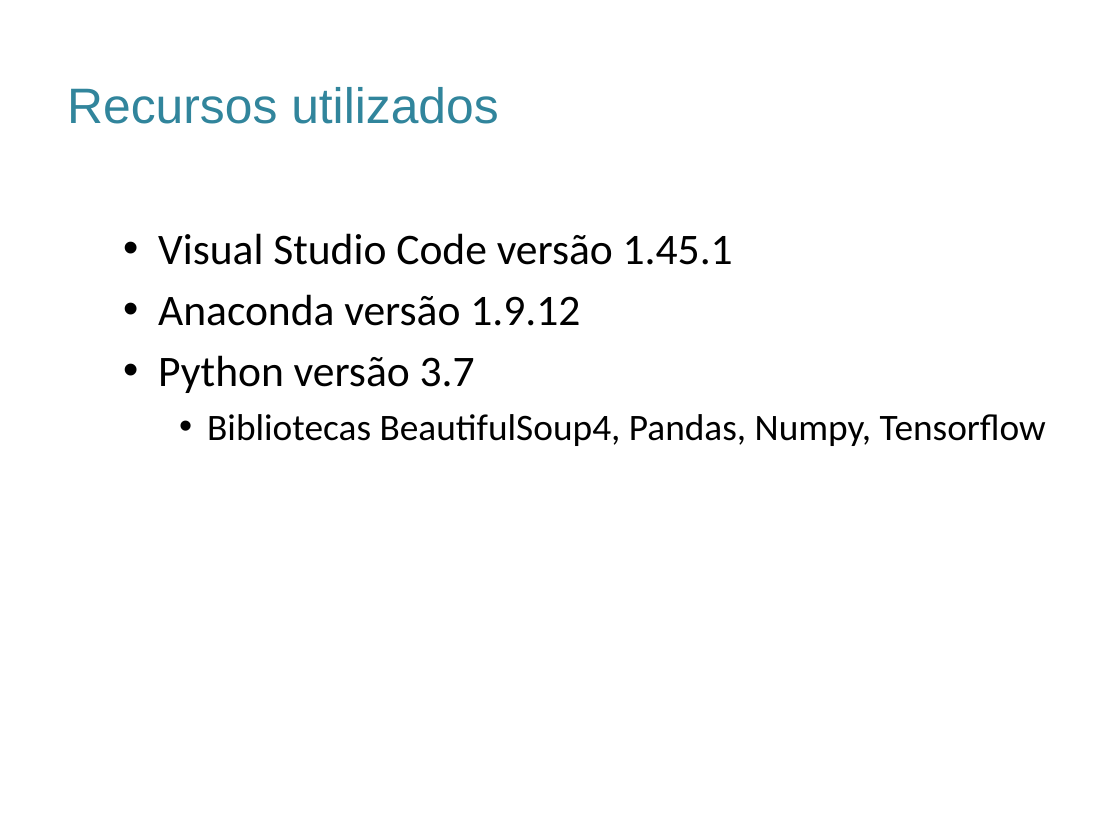
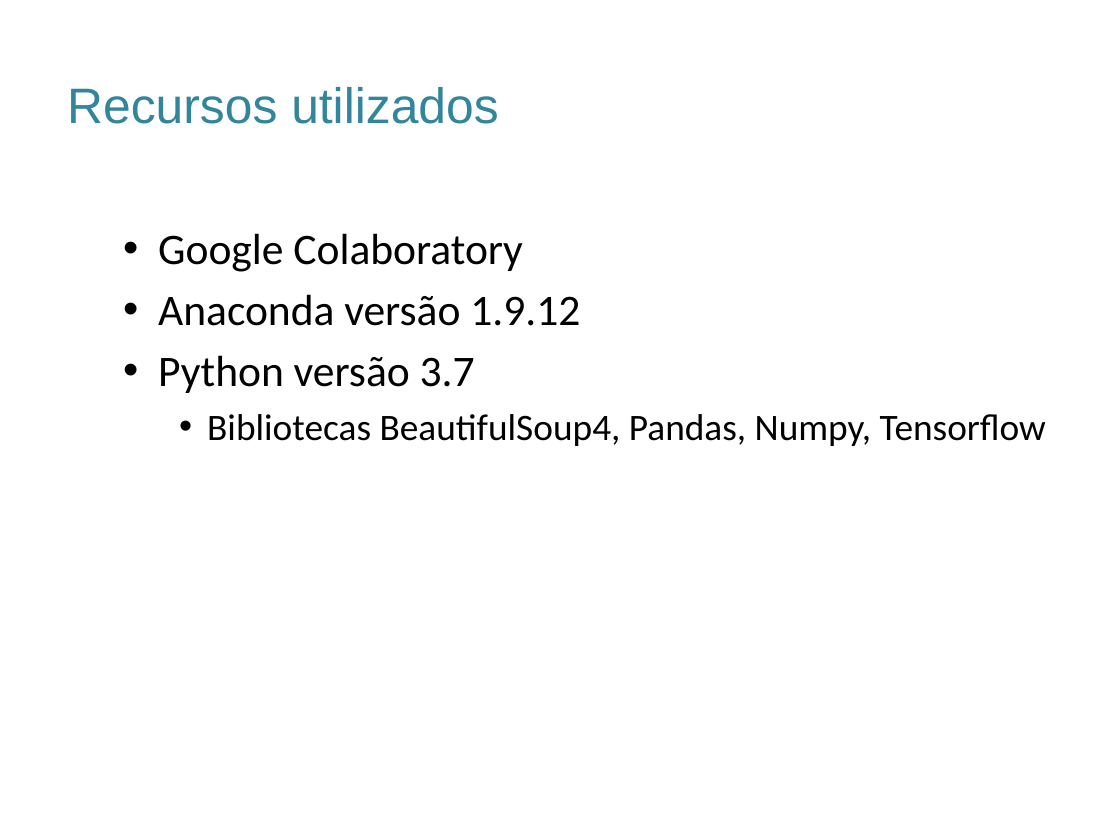
Before and after one commit to rdruzian/TCC-Sumarizacao, a slide deck: slide 7 of Documentos/ModeloApresentaçãoFacens_Sugestão.pptx. Drawn at 1120x840 pixels with LibreOffice and Linux fonts; fonts in the diff are those of the drawing; background and template pictures are left out. Boxes give left, top, right and bottom in pixels: in the first picture for what was removed or moved away, otherwise in the second. Text is boxed around its words. In the diff, an @@ line names an element or a change of style, - is before the commit and + after.

Commit message:
Correções na versão e no tópico protótipo

```diff
--- a/Documentos/ModeloApresentaçãoFacens_Sugestão.pptx
+++ b/Documentos/ModeloApresentaçãoFacens_Sugestão.pptx
@@ text at bbox=[158, 233, 523, 272]: text changed @@
-  • Visual Studio Code versão 1.45.1
+  • Google Colaboratory
```
Also in this commit, not shown: 3 other slides changed, 2 other files.
